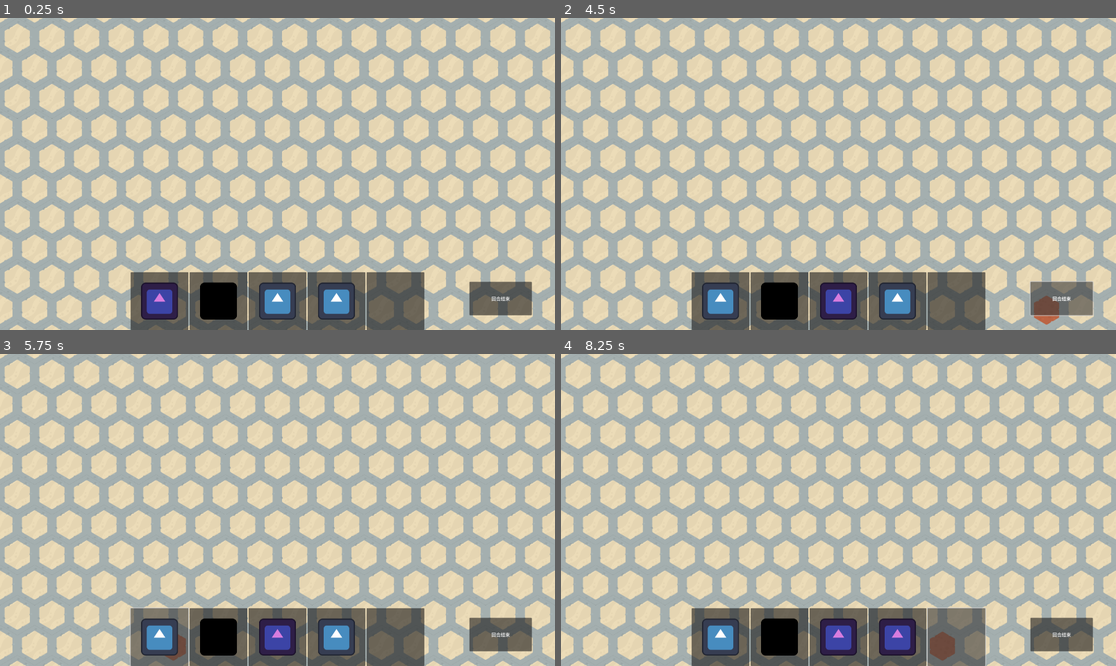
Above: before the commit, frames 1-4 (two rows, left to right).
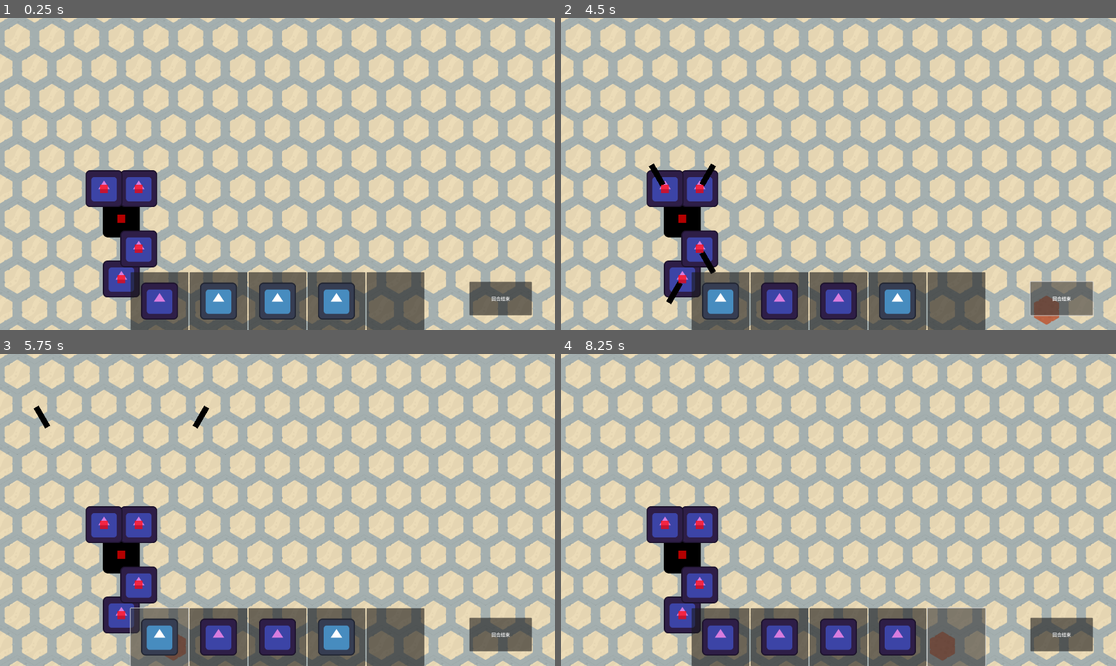
Above: after the commit, the same moments.

Repository: rinevard/MachineHeart
Game: Godot game, scene res://scenes/main.tscn
The game is run twice, just before and just after one commit, with the same random seed, the same clock (stepped at 60 frames per second) and the same inputs. The engine's default icon, where the game draws it, is replaced by a stand-in: a white triangle on a blue panel in a dark square.
Inputs (mouse positions are in pixels of both pictures, inside the frame that each line leads up to):
- Up to frame 1 (0.25 s): no input
- Up to frame 2 (4.5 s): click (721, 301) at 0.5 s; click (777, 301) at 1.25 s; click (838, 301) at 2 s; click (899, 301) at 2.75 s; click (955, 301) at 3.5 s; click "回合结束" at 4.25 s
- Up to frame 3 (5.75 s): click (160, 637) at 5 s
- Up to frame 4 (8.25 s): click (777, 637) at 5.75 s; click (838, 637) at 6.5 s; click (899, 637) at 7.25 s; click (955, 637) at 8 s

The runs differ from the first frame. In frame 1, 4.4% of the frame differs, in the area x 15-43%, y 48-97%; in frame 2, 4.5%; in frame 3, 4.5%; in frame 4, 5.1%.

Commit message:
随机生成敌人的逻辑已完成

Diff:
--- a/globals/globals.gd
+++ b/globals/globals.gd
@@ -2,11 +2,17 @@
 
 var is_picking: bool = false # 该变量表示玩家是否抓着什么东西, 如果抓着就不能买东西了
 
+var map_size: int = 12
+
+# 多写几遍重复内容就能实现 "加权" 了
 var all_possible_item_paths: Array[PackedScene] = [
-preload("res://scenes/machine_elements/black_core.tscn"),
 preload("res://scenes/machine_elements/blue_core.tscn"),
 preload("res://scenes/machine_elements/purple_part.tscn")
 ]
+var all_possible_part_paths: Array[PackedScene] = [
+preload("res://scenes/machine_elements/purple_part.tscn")
+]
+var enemy_core_path: PackedScene = preload("res://scenes/machine_elements/black_core.tscn")
 
 enum Team {Friend, Enemy, Neutral}
 enum MachineType {Core, Part, Undefined}
--- /dev/null
+++ b/scenes/enemy_creator/enemy_creator.gd
@@ -0,0 +1,37 @@
+class_name EnemyCreator
+extends Node2D
+
+# 在地图上放置一个新的节点（core或part）
+# Parameters:
+#   scene_path: PackedScene - 要实例化的场景
+#   pos: Vector2i - 放置的网格坐标
+#   core_team: Team - 如果放置的是core，指定其阵营（Friend或Enemy）
+#   prioritize_friend: bool - 当放置part同时与友方和敌方阵营分量相邻时，是否优先加入友方分量（默认true）
+signal successfully_put(scene_path: PackedScene, pos: Vector2i, core_team, prioritize_friend: bool)
+
+## 生成一个合适的敌人来占满 positions
+func create_enemy(positions: Array[Vector2i]):
+	if positions.is_empty() or Globals.all_possible_part_paths.is_empty():
+		return
+
+	# 计算所有位置的中点
+	var sum_x = 0
+	var sum_y = 0
+	for pos in positions:
+		sum_x += pos.x
+		sum_y += pos.y
+
+	var mid_pos = Vector2i(
+		round(float(sum_x) / positions.size()),
+		round(float(sum_y) / positions.size())
+	)
+
+	# 在中点位置放置core
+	successfully_put.emit(Globals.enemy_core_path, mid_pos, Globals.Team.Enemy, false)
+
+	# 在其他位置随机放置部件
+	for pos in positions:
+		if pos == mid_pos:
+			continue
+		var random_scene_path = Globals.all_possible_part_paths.pick_random()
+		successfully_put.emit(random_scene_path, pos, Globals.Team.Enemy, false)
--- /dev/null
+++ b/scenes/enemy_creator/enemy_creator.tscn
@@ -0,0 +1,6 @@
+[gd_scene load_steps=2 format=3 uid="uid://tr36rhnfjnpr"]
+
+[ext_resource type="Script" path="res://scenes/enemy_creator/enemy_creator.gd" id="1_f72xu"]
+
+[node name="EnemyCreator" type="Node2D"]
+script = ExtResource("1_f72xu")
--- a/scenes/machine_elements/black_core.tscn
+++ b/scenes/machine_elements/black_core.tscn
@@ -7,6 +7,8 @@
 radius = 60.0
 
 [node name="BlackCore" type="Area2D"]
+collision_layer = 0
+collision_mask = 0
 script = ExtResource("1_pbulv")
 default_health = 3
 default_armor = 2
--- a/scenes/machine_elements/blue_core.tscn
+++ b/scenes/machine_elements/blue_core.tscn
@@ -7,7 +7,7 @@
 radius = 60.0
 
 [node name="BlueCore" type="Area2D"]
-collision_layer = 4
+collision_layer = 0
 collision_mask = 0
 script = ExtResource("1_uk04f")
 default_health = 3
--- a/scenes/machine_elements/purple_part.tscn
+++ b/scenes/machine_elements/purple_part.tscn
@@ -7,6 +7,8 @@
 radius = 60.0
 
 [node name="PurplePart" type="Area2D"]
+collision_layer = 0
+collision_mask = 0
 script = ExtResource("1_gln1t")
 default_health = 4
 default_armor = 1
--- a/scenes/main.gd
+++ b/scenes/main.gd
@@ -3,6 +3,7 @@
 @onready var turn_handler: TurnHandler = $TurnHandler
 @onready var mouse_handler: MouseHandler = $MouseHandler
 @onready var team_shower: CanvasLayer = $TeamShower
+@onready var enemy_creator: EnemyCreator = $EnemyCreator
 
 # 以下皆为 tile_pos
 # 连通分量列表，每个元素是[core/null, part1, part2, ...]
@@ -10,13 +11,25 @@
 # 位置到分量索引的映射
 var pos_to_component_idx: Dictionary = {}
 # Globals.pos_to_module
+var cur_turn: int = 0
 
 func _ready():
 	turn_handler.turn_ended.connect(_on_turn_ended)
 	mouse_handler.successfully_put.connect(_on_successfully_put)
+	enemy_creator.successfully_put.connect(_on_successfully_put)
 	mouse_handler.successfully_delete.connect(_on_successfully_delete)
+	#------------test---------------
+	_create_enemy(5)
+	#------------test---------------
 
 func _on_turn_ended():
+	#------------test---------------
+	cur_turn += 1
+	if (cur_turn > 5):
+		_create_enemy(randi_range(4, 10))
+		cur_turn = 0
+	#------------test---------------
+
 	for component in components:
 		activate_nodes(component)
 
@@ -257,6 +270,7 @@
 			components.append([null, pos])
 			pos_to_component_idx[pos] = components.size() - 1
 			_merge_component(components.size() - 1, prioritize_friend)
+	_update_info_after_components_changed()
 
 # 删除指定位置的节点
 func _on_successfully_delete(pos: Vector2i, prioritize_friend: bool) -> void:
@@ -296,6 +310,7 @@
 		var rep_pos = component[1] if component[0] == null else component[0]  # 用第一个非null位置作为代表
 		pos_to_component_idx[rep_pos] = components.size() - 1
 		_merge_component(components.size() - 1, prioritize_friend)
+	_update_info_after_components_changed()
 
 # 尝试将指定索引的分量与其他分量合并
 # params: component_idx - 要合并的分量索引
@@ -361,6 +376,13 @@
 		for pos in components[j]:
 			if pos != null:  # 跳过可能的null（表示无core的标记）
 				pos_to_component_idx[pos] = j
+
+	# 更新零件阵营
+	for component in components:
+		var core_team = Globals.Team.Neutral if component[0] == null else Globals.pos_to_module[component[0]].team
+		for j in range(1, component.size()):
+			Globals.pos_to_module[component[j]].team = core_team
+
 	print("components: \n", components, "\n")
 
 	# TODO
@@ -395,6 +417,93 @@
 				dot.color = color
 				dot.color.a = 0.7  # 设置透明度
 				team_shower.add_child(dot)
+
+func _create_enemy(enemy_size: int) -> void:
+	# 初始化所有可能的位置
+	var all_possible_positions: Array[Vector2i] = []
+	for x in range(Globals.map_size):
+		for y in range(Globals.map_size):
+			var pos = Vector2i(x, y)
+			if not Globals.pos_to_module.has(pos):
+				all_possible_positions.append(pos)
+
+	# 如果没有可用位置，直接返回
+	if all_possible_positions.is_empty():
+		return
+
+	# 选择起始点
+	var start_pos: Vector2i = all_possible_positions.pick_random()
+
+	# BFS探测可用空间
+	var available_count: int = 0
+	var visited: Dictionary = {}
+	var queue: Array[Vector2i] = [start_pos]
+	visited[start_pos] = true
+
+	while queue.size() > 0:
+		var current: Vector2i = queue.pop_front()
+		available_count += 1
+
+		for next_pos in get_neighbors(current):
+			if (next_pos.x >= 0 and next_pos.x < Globals.map_size and
+				next_pos.y >= 0 and next_pos.y < Globals.map_size and
+				not Globals.pos_to_module.has(next_pos) and
+				not visited.has(next_pos)):
+					queue.push_back(next_pos)
+					visited[next_pos] = true
+
+	# 取可用空间和目标数量的较小值
+	var target_size: int = mini(enemy_size, available_count)
+
+	# 开始生成实际位置
+	var positions: Array[Vector2i] = [start_pos]
+	var current_pos: Vector2i = start_pos
+
+	while positions.size() < target_size:
+		var neighbors: Array = get_neighbors(current_pos)
+		var valid_neighbors: Array[Vector2i] = []
+
+		for n in neighbors:
+			if (n.x >= 0 and n.x < Globals.map_size and
+				n.y >= 0 and n.y < Globals.map_size and
+				not Globals.pos_to_module.has(n) and
+				not positions.has(n)):
+					valid_neighbors.append(n)
+
+		if valid_neighbors.size() > 0:
+			var weighted_neighbors: Array = []
+			for n in valid_neighbors:
+				var neighbor_count: int = 0
+				for nn in get_neighbors(n):
+					if positions.has(nn):
+						neighbor_count += 1
+				weighted_neighbors.append({
+					"pos": n,
+					"weight": 1 + neighbor_count * 2
+				})
+
+			var total_weight: int = 0
+			for n in weighted_neighbors:
+				total_weight += n.weight
+
+			var random_weight: int = randi() % total_weight
+			var chosen_pos: Vector2i
+
+			for n in weighted_neighbors:
+				random_weight -= n.weight
+				if random_weight < 0:
+					chosen_pos = n.pos
+					break
+
+			if not chosen_pos:
+				chosen_pos = weighted_neighbors[-1].pos
+
+			positions.append(chosen_pos)
+			current_pos = chosen_pos
+		else:
+			current_pos = positions[randi() % positions.size()]
+
+	enemy_creator.create_enemy(positions)
 
 func get_neighbors(pos: Vector2i) -> Array[Vector2i]:
 	var x: int = pos.x
--- a/scenes/main.tscn
+++ b/scenes/main.tscn
@@ -1,10 +1,11 @@
-[gd_scene load_steps=6 format=4 uid="uid://cwiectn7r5abn"]
+[gd_scene load_steps=7 format=4 uid="uid://cwiectn7r5abn"]
 
 [ext_resource type="TileSet" uid="uid://b4f0qe47jrvty" path="res://resources/hexa_tiles.tres" id="1_5fgrd"]
 [ext_resource type="Script" path="res://scenes/main.gd" id="1_m83rm"]
 [ext_resource type="PackedScene" uid="uid://ctili2754wptn" path="res://scenes/mouse_handler/mouse_handler.tscn" id="3_w2oib"]
 [ext_resource type="PackedScene" uid="uid://d1lcle4iesyii" path="res://scenes/turn_handler/turn_handler.tscn" id="4_atj0k"]
 [ext_resource type="PackedScene" uid="uid://dk43158ti5kq2" path="res://scenes/shop/shop.tscn" id="5_3cip6"]
+[ext_resource type="PackedScene" uid="uid://tr36rhnfjnpr" path="res://scenes/enemy_creator/enemy_creator.tscn" id="6_3kirc"]
 
 [node name="Main" type="Node2D"]
 script = ExtResource("1_m83rm")
@@ -23,6 +24,8 @@
 
 [node name="TurnHandler" parent="." instance=ExtResource("4_atj0k")]
 
+[node name="EnemyCreator" parent="." instance=ExtResource("6_3kirc")]
+
 [node name="TeamShower" type="CanvasLayer" parent="."]
 
 [connection signal="item_bought" from="ShopCanvasLayer/Shop" to="MouseHandler" method="_on_shop_item_bought"]
--- a/scenes/mouse_handler/mouse_handler.gd
+++ b/scenes/mouse_handler/mouse_handler.gd
@@ -7,7 +7,7 @@
 #   pos: Vector2i - 放置的网格坐标
 #   core_team: Team - 如果放置的是core，指定其阵营（Friend或Enemy）
 #   prioritize_friend: bool - 当放置part同时与友方和敌方阵营分量相邻时，是否优先加入友方分量（默认true）
-signal successfully_put(scene_path: String, pos: Vector2i, core_team, prioritize_friend: bool)
+signal successfully_put(scene_path: PackedScene, pos: Vector2i, core_team, prioritize_friend: bool)
 signal successfully_delete(pos: Vector2i, prioritize_friend: bool)
 
 @onready var highlight_tile_map_layer: TileMapLayer = $HighlightTileMapLayer
@@ -46,15 +46,19 @@
 
 func place_obj_mousepos(scene_path: PackedScene):
 	var mouse_tile_pos: Vector2i = get_mouse_tilepos()
-	# 手动放置的核心的队伍为友方
-	# 测试用test: 把红色core设置为敌人
-	if (scene_path == BLACK_CORE):
-		successfully_put.emit(scene_path, mouse_tile_pos, Globals.Team.Enemy, false)
-	else:
-		successfully_put.emit(scene_path, mouse_tile_pos, Globals.Team.Friend, false)
+	# 手动放置的队伍为友方
+	successfully_put.emit(scene_path, mouse_tile_pos, Globals.Team.Friend, true)
 
 func delete_obj_mousepos():
 	var mouse_tile_pos: Vector2i = get_mouse_tilepos()
+	if not Globals.pos_to_module.has(mouse_tile_pos):
+		return
+	var module: Node2D = Globals.pos_to_module[mouse_tile_pos]
+	assert(module.get("team") != null, "module 没有阵营!")
+	assert(module.get("type") != null, "module 没有 machine_type!")
+	# 只能删除友方零件, 不能删除核心或是别的阵营的东西
+	if module.team != Globals.Team.Friend or module.type == Globals.MachineType.Core:
+		return
 	# 删除以后优先和友方合并
 	successfully_delete.emit(mouse_tile_pos, true)
 
Not shown, added: export_presets.cfg
